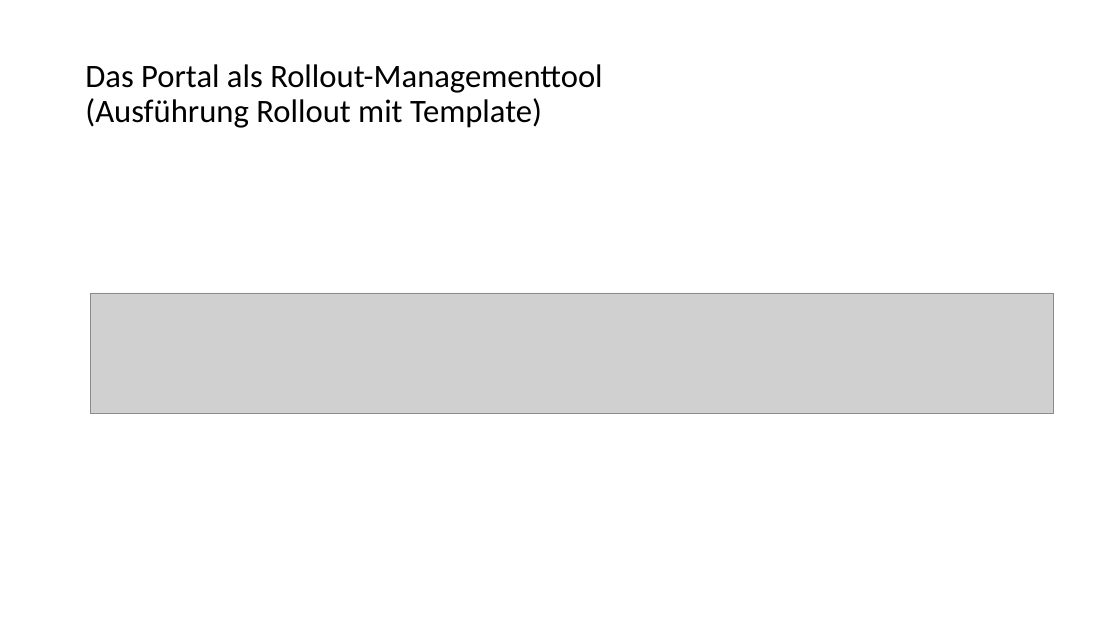
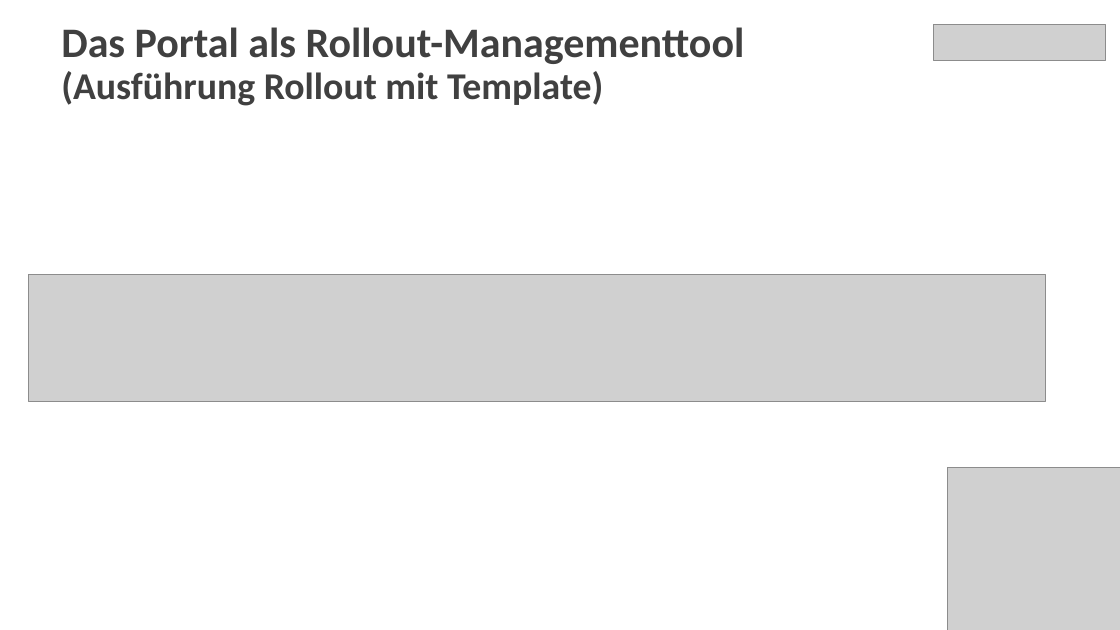
Before and after one commit to fiskaltrust/productdescription-de-doc, a slide deck: slide 29 of for-poscreators/presentation/media/lead-presentation-creator-de.pptx. Drawn at 1120x630 pixels with LibreOffice and Linux fonts; fonts in the diff are those of the drawing; grey boxes stand for pictures. Boxes give left, top, right and bottom in pixels: in the first picture for what was removed or moved away, otherwise in the second. Text is boxed around its words. In the diff, an @@ line names an element or a change of style, - is before the commit and + after.

```diff
--- a/for-poscreators/presentation/media/lead-presentation-creator-de.pptx
+++ b/for-poscreators/presentation/media/lead-presentation-creator-de.pptx
@@ title "Das Portal als Rollout-Managementtool (Ausführung ...": place and size @@
-title "Das Portal als Rollout-Managementtool (Ausführung ..." at [85, 64, 602, 128]
+title "Das Portal als Rollout-Managementtool (Ausführung ..." at [61, 27, 745, 106]
@@ title "Das Portal als Rollout-Managementtool (Ausführung ..." at [61, 27, 745, 106]: size 28 to 36 pt in "Das Portal als Rollout-Managementtool"; size 28 to 32.4 pt in "(Ausführung Rollout mit Template)"; text colour #000000 to #404040, bold on; vertical alignment middle to top @@
@@ picture added at [933, 24, 1105, 61] @@
@@ picture: place and size @@
-picture at [91, 293, 1054, 413]
+picture at [29, 275, 1045, 402]
@@ picture added at [948, 468, 1120, 630] @@
```
Also in this commit, not shown: 26 other slides changed, 3 slides added, 3 slides removed.
